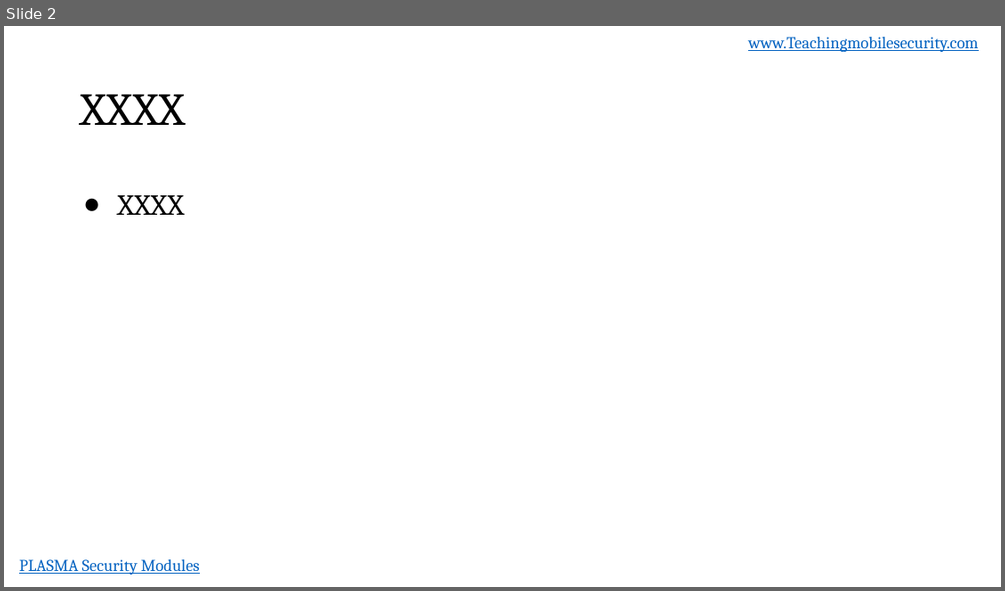
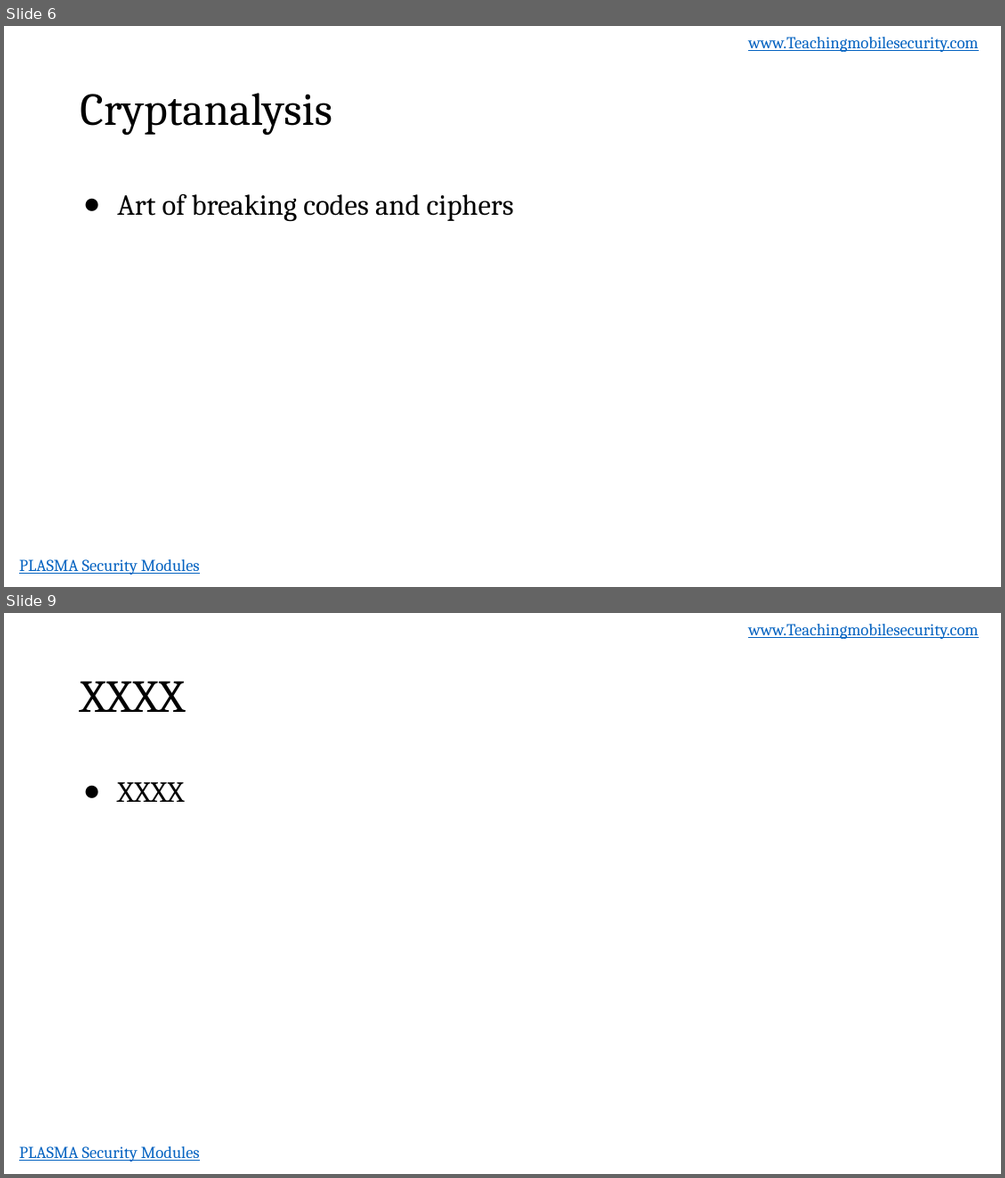
Before and after one commit to dan7800/VulnerableAndroidAppOracle, a slide deck: Vulnerabilities/ProperEncyption/ProperEncryption.pptx. Shown one above the other, each under a label of ours: slide 2 before the commit, slides 6 and 9 after it; the slides between them are not shown. The pictures are 1005x591 and 1005x1178 pixels, drawn with LibreOffice and Linux fonts; fonts in the diff are those of the drawing; background and template pictures are left out. Boxes give left, top, right and bottom in pixels: in the first picture for what was removed or moved away, otherwise in the second. Text is boxed around its words. In the diff, an @@ line names an element or a change of style, - is before the commit and + after.

```diff
--- a/Vulnerabilities/ProperEncyption/ProperEncryption.pptx
+++ b/Vulnerabilities/ProperEncyption/ProperEncryption.pptx
@@ slide 6 added at [4, 26, 1001, 587], background #FFFFFF; not listed: 2 template elements that a slide beside it also shows @@
@@ title added at [80, 93, 332, 135], 44 pt, text #000000 @@
+Cryptanalysis
@@ text added at [117, 194, 514, 221], 28 pt, text #000000 @@
+● Art of breaking codes and ciphers
@@ what was slide 2 is now slide 9 @@
```
Also in this commit, not shown: 1 slide changed, 17 other slides added.
